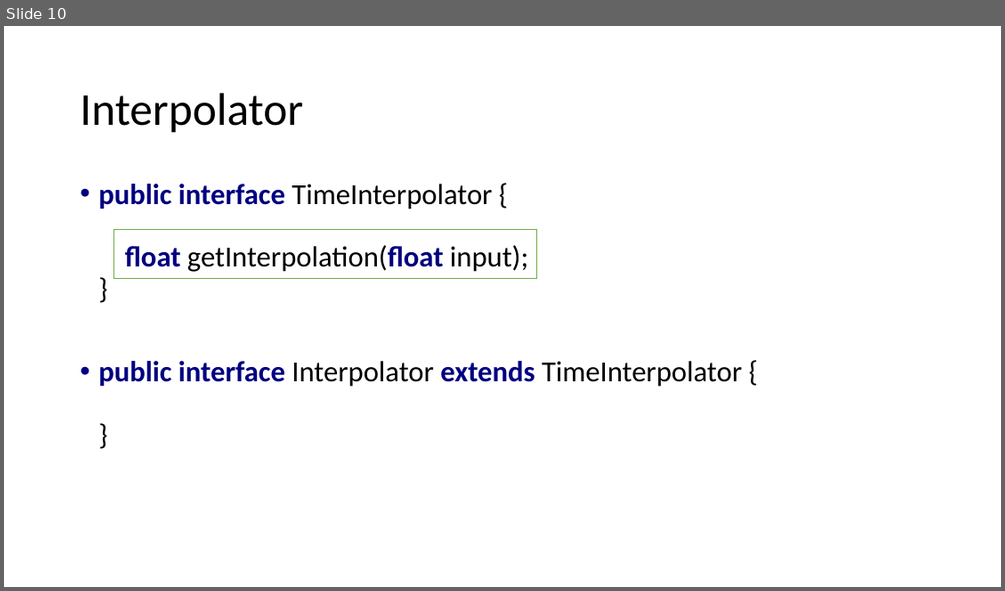
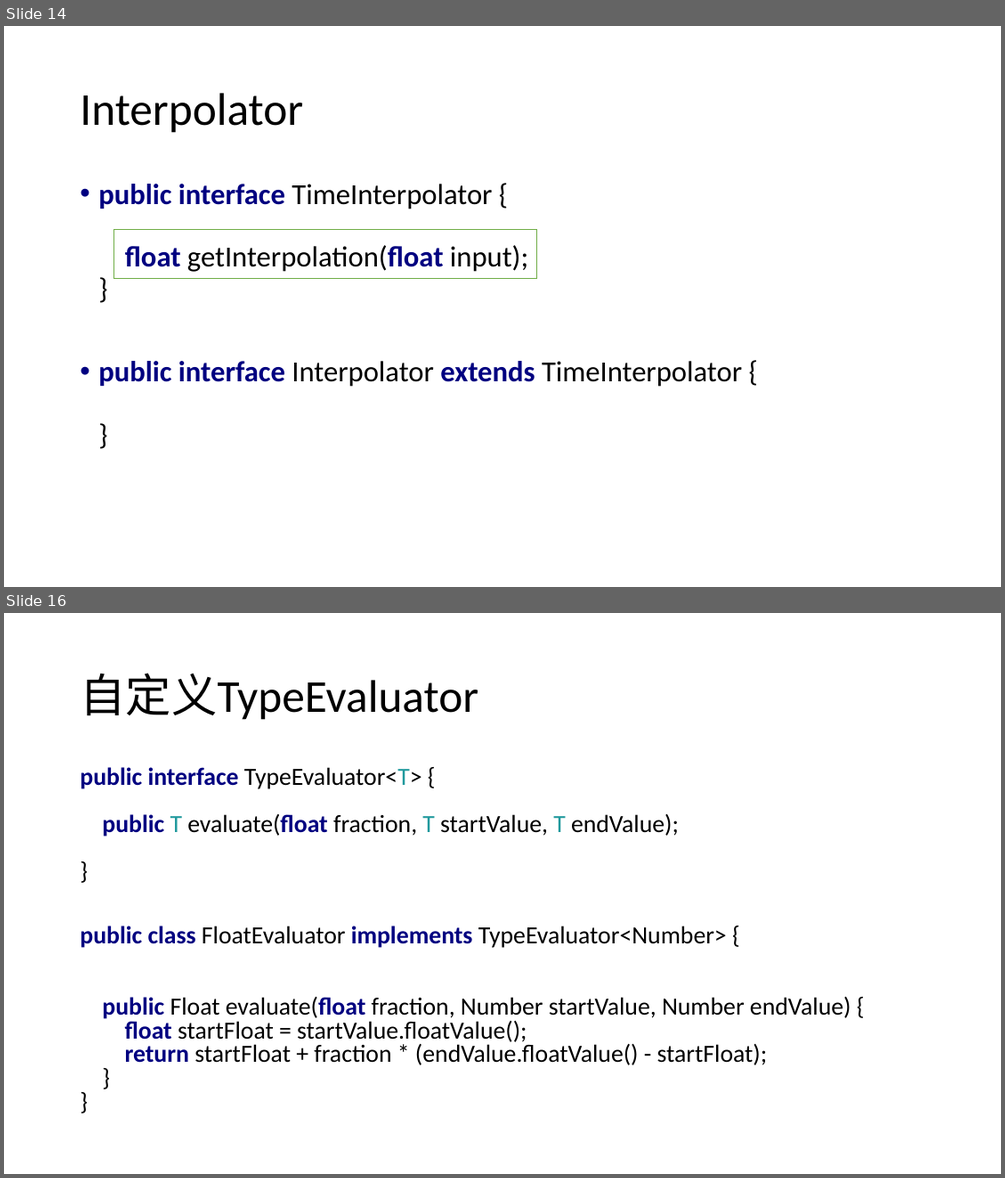
Before and after one commit to hua3505/Share, a slide deck: AnimationSkillShare/动画实用技巧.pptx. Shown one above the other, each under a label of ours: slide 10 before the commit, slides 14 and 16 after it; the slides between them are not shown. The pictures are 1005x591 and 1005x1178 pixels, drawn with LibreOffice and Linux fonts; fonts in the diff are those of the drawing. Boxes give left, top, right and bottom in pixels: in the first picture for what was removed or moved away, otherwise in the second. Text is boxed around its words. In the diff, an @@ line names an element or a change of style, - is before the commit and + after.

```diff
--- a/AnimationSkillShare/动画实用技巧.pptx
+++ b/AnimationSkillShare/动画实用技巧.pptx
@@ slide 16 added at box(4, 613, 1001, 1174), background #FFFFFF @@
@@ title added at box(80, 673, 478, 720), 44 pt, text #000000 @@
+自定义TypeEvaluator
@@ text added at box(80, 767, 851, 1065), 23.8 pt, text #000000 @@
+public interface TypeEvaluator<T> {
+public T evaluate(float fraction, T startValue, T endValue);
+}
+public class FloatEvaluator implements TypeEvaluator<Number> {
+public Float evaluate(float fraction, Number startValue, Number endValue) {
+float startFloat = startValue.floatValue();
+return startFloat + fraction * (endValue.floatValue() - startFloat);
+}
+}
@@ what was slide 10 is now slide 14 @@
```
Also in this commit, not shown: 1 slide changed, 8 other slides added, 1 slide removed, 9 other files.
